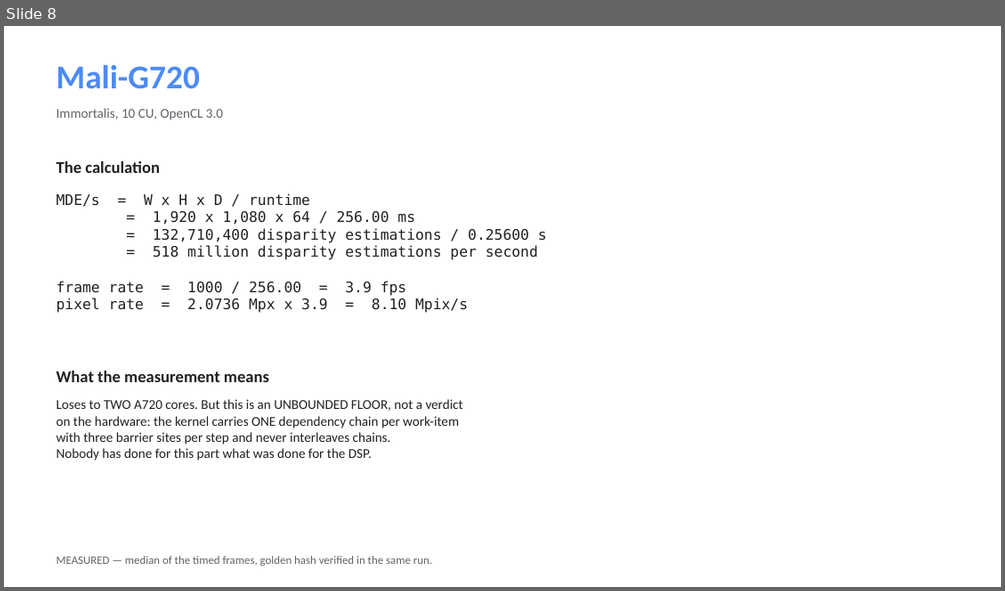
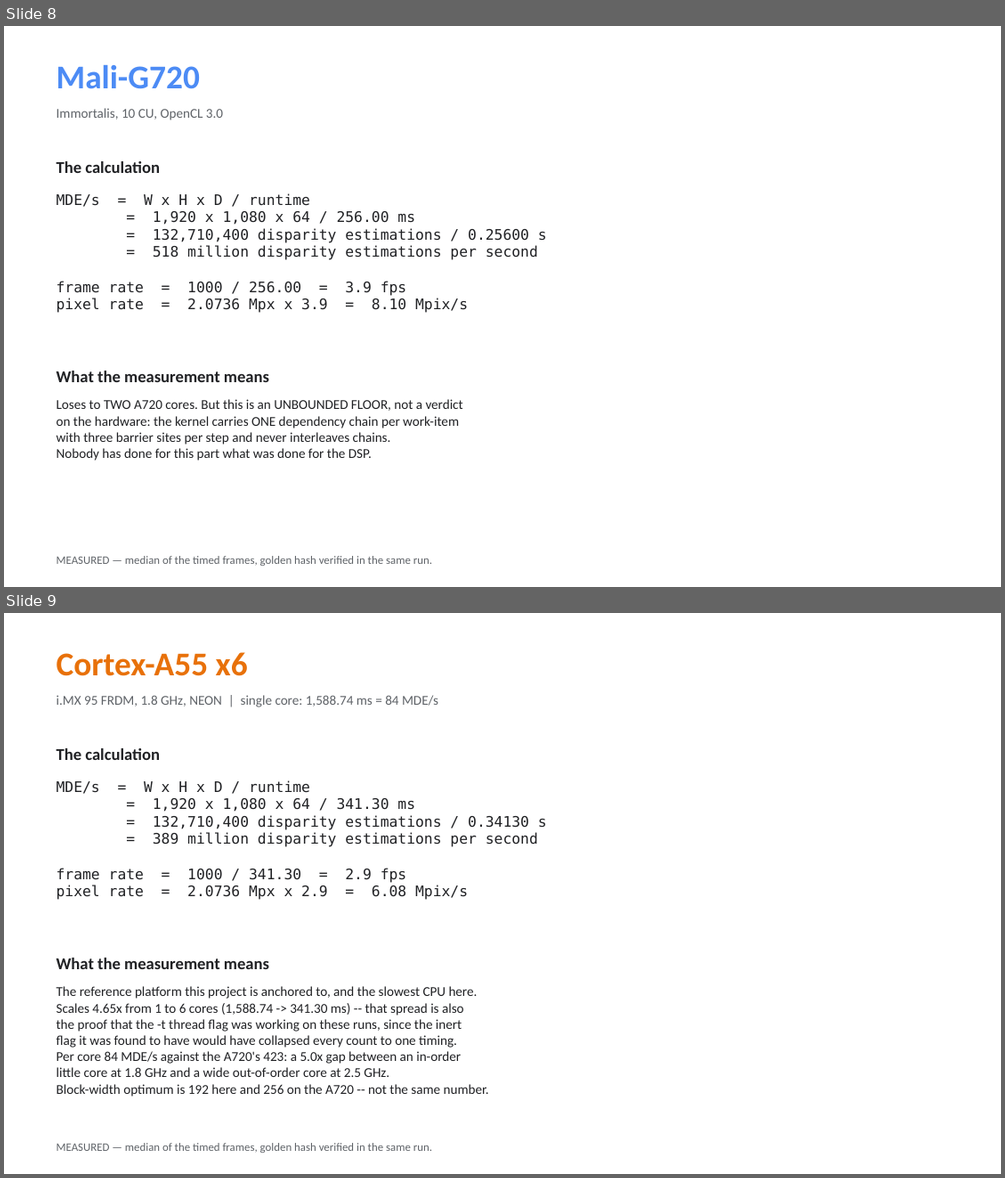
Before and after one commit to kylefoxaustin/sgm-bench, a slide deck: docs/sgm-results.pptx. Shown one above the other, each under a label of ours: slide 8 before the commit, slides 8 and 9 after it. The pictures are 1005x591 and 1005x1178 pixels, drawn with LibreOffice and Linux fonts; fonts in the diff are those of the drawing. Boxes give left, top, right and bottom in pixels: in the first picture for what was removed or moved away, otherwise in the second. Text is boxed around its words. In the diff, an @@ line names an element or a change of style, - is before the commit and + after.

```diff
--- a/docs/sgm-results.pptx
+++ b/docs/sgm-results.pptx
@@ slide 9 added at (4, 613, 1001, 1174), background #FFFFFF @@
@@ text added at (57, 652, 248, 676), 32 pt, text #E8710A, bold @@
+Cortex-A55 x6
@@ text added at (57, 695, 438, 707), 13 pt, text #5F6368 @@
+i.MX 95 FRDM, 1.8 GHz, NEON | single core: 1,588.74 ms = 84 MDE/s
@@ text added at (57, 748, 160, 760), 16 pt, text #202124, bold @@
+The calculation
@@ text added at (57, 780, 547, 900), 14 pt, text #202124 @@
+MDE/s = W x H x D / runtime
+= 1,920 x 1,080 x 64 / 341.30 ms
+= 132,710,400 disparity estimations / 0.34130 s
+= 389 million disparity estimations per second
+frame rate = 1000 / 341.30 = 2.9 fps
+pixel rate = 2.0736 Mpx x 2.9 = 6.08 Mpix/s
@@ text added at (57, 957, 269, 969), 16 pt, text #202124, bold @@
+What the measurement means
@@ text added at (57, 986, 489, 1096), 13 pt, text #202124 @@
+The reference platform this project is anchored to, and the slowest CPU here.
+Scales 4.65x from 1 to 6 cores (1,588.74 -> 341.30 ms) -- that spread is also
+the proof that the -t thread flag was working on these runs, since the inert
+flag it was found to have would have collapsed every count to one timing.
+Per core 84 MDE/s against the A720's 423: a 5.0x gap between an in-order
+little core at 1.8 GHz and a wide out-of-order core at 2.5 GHz.
+Block-width optimum is 192 here and 256 on the A720 -- not the same number.
@@ text added at (57, 1143, 432, 1152), 11 pt, text #5F6368 @@
+MEASURED — median of the timed frames, golden hash verified in the same run.
```
Also in this commit, not shown: 3 slides changed, 3 other files.
